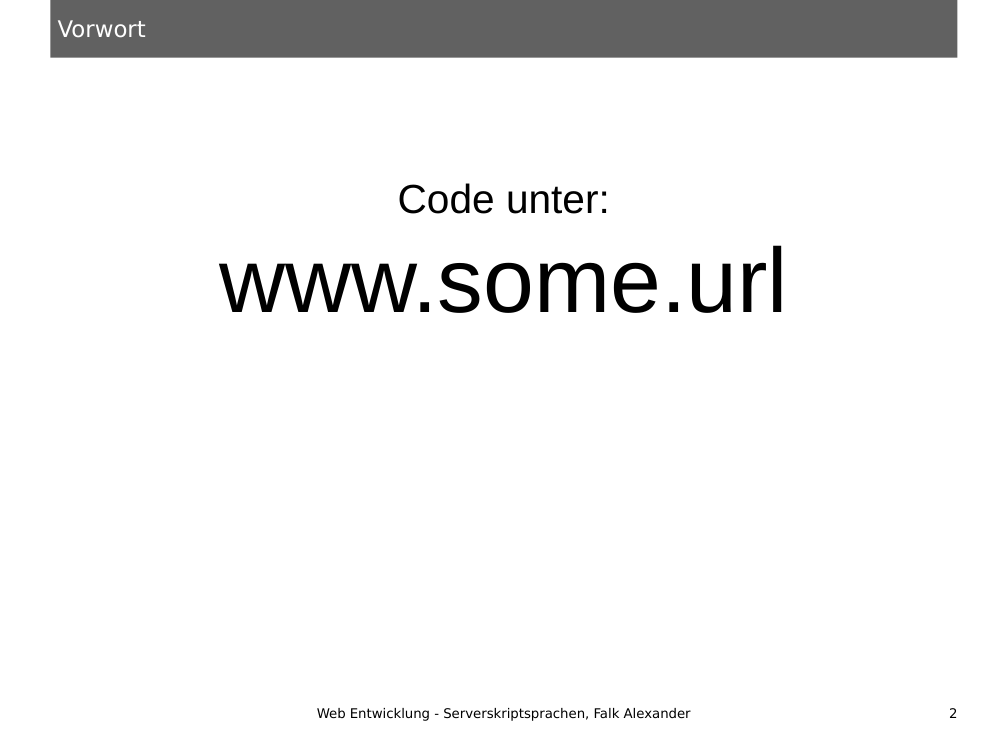
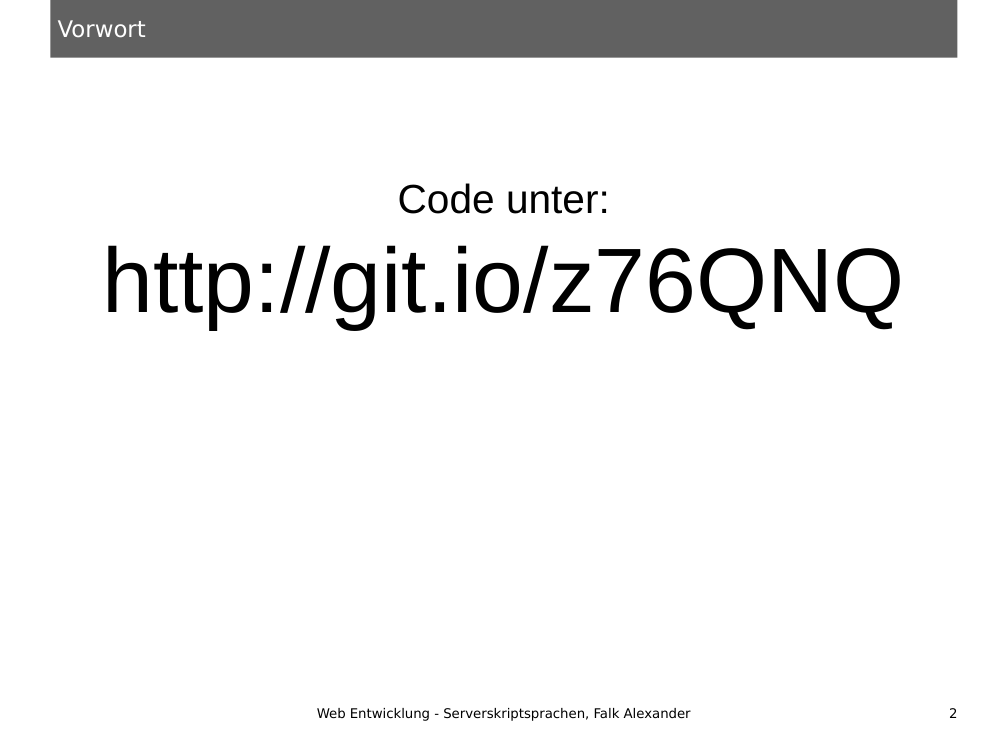
Before and after one commit to ungeziefer9488/HSA-SWS-SoSe13-Serverskriptsprachen, a slide deck: slide 2 of Vortrag.odp. Drawn at 1008x756 pixels with LibreOffice and Linux fonts; fonts in the diff are those of the drawing. Boxes give left, top, right and bottom in pixels: in the first picture for what was removed or moved away, otherwise in the second. Text is boxed around its words. In the diff, an @@ line names an element or a change of style, - is before the commit and + after.

Commit message:
Added url to presentation.

```diff
--- a/Vortrag.odp
+++ b/Vortrag.odp
@@ subtitle at (102, 245, 904, 329): text changed @@
-www.some.url
+http://git.io/z76QNQ
```
